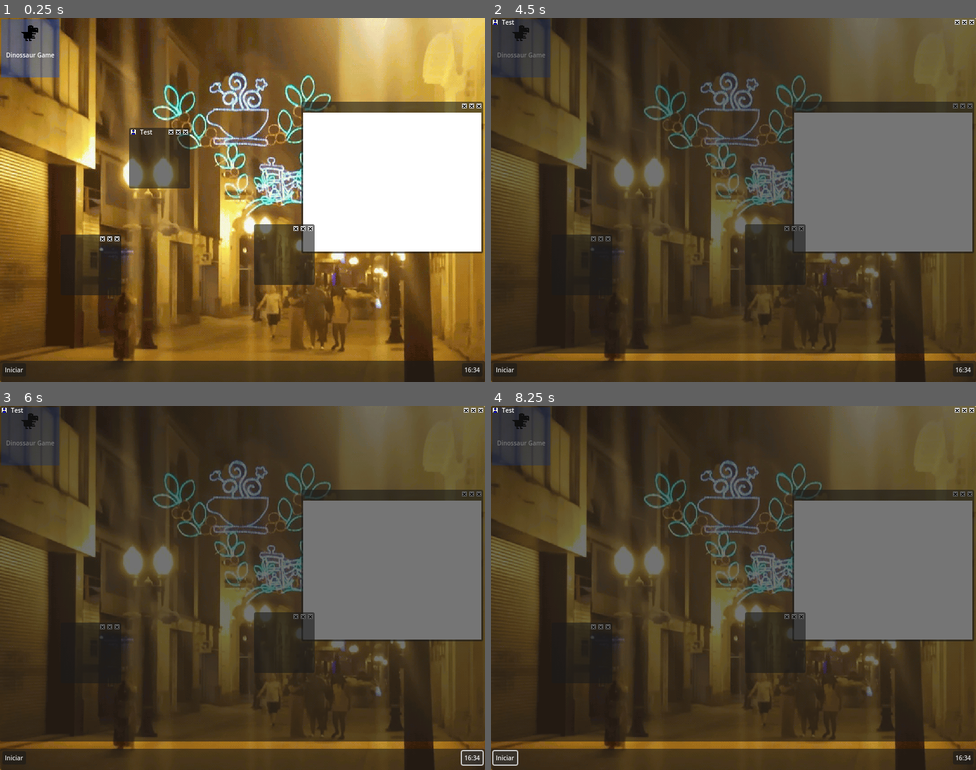
Above: before the commit, frames 1-4 (two rows, left to right).
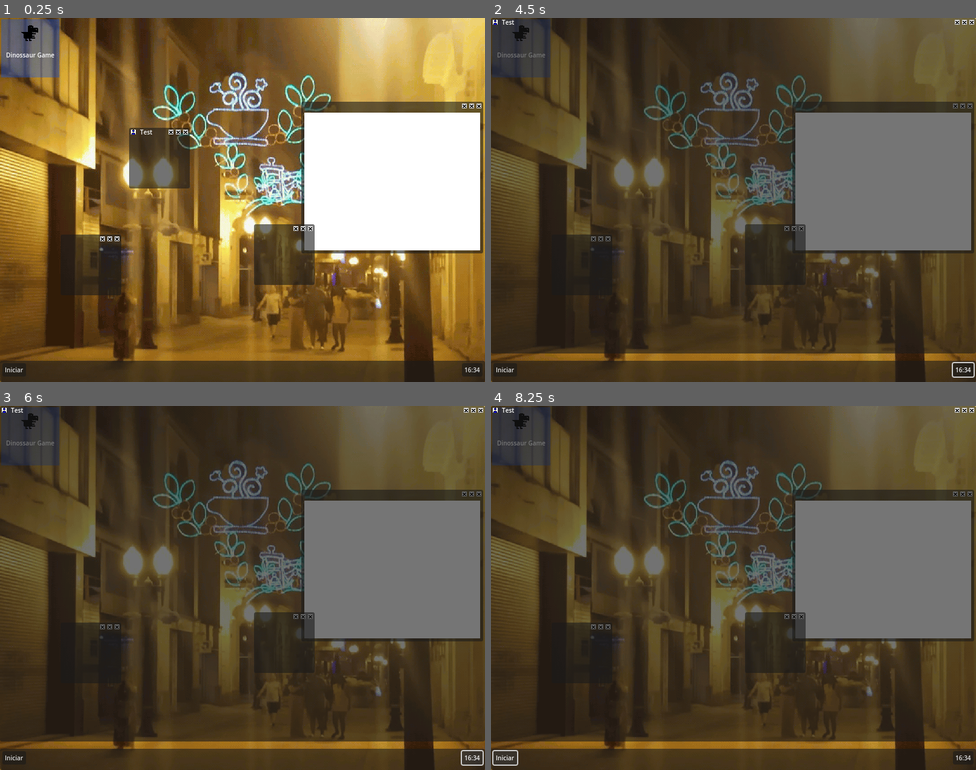
Above: after the commit, the same moments.

Repository: fabrica-santos/telephone
Game: Godot game, scene res://scenes/test.tscn
Two runs of this game, one before a commit and one after it. Both use one fixed random seed, a clock stepped at 60 frames per second and the inputs below.
Inputs (mouse positions are in pixels of both pictures, inside the frame that each line leads up to):
- Up to frame 1 (0.25 s): no input
- Up to frame 2 (4.5 s): click "Iniciar" at 0.5 s; click "Iniciar" at 1.25 s; click (660, 134) at 2.02 s; click (670, 134) at 2.77 s; click "16:34" at 3.5 s; click (956, 105) at 4.27 s
- Up to frame 3 (6 s): click (470, 493) at 5.02 s; click "16:34" at 5.75 s
- Up to frame 4 (8.25 s): click (956, 493) at 6.52 s; click (961, 493) at 7.27 s; click "Iniciar" at 8 s

The runs differ from the first frame. In frame 1, 0.3% of the frame differs, in the area x 62-100%, y 26-65%; in frame 2, 0.4%, in the area x 62-100%, y 26-99%; in frame 3, 0.3%; in frame 4, 0.3%.

Commit message:
Added Wallpapers, Polished window code.

Diff:
--- a/scenes/instantiated_scenes/window_object.tscn
+++ b/scenes/instantiated_scenes/window_object.tscn
@@ -98,14 +98,13 @@
 [node name="CanvasMargin" type="MarginContainer" parent="Panel/WindowContents"]
 layout_mode = 2
 size_flags_vertical = 3
-theme_override_constants/margin_left = 3
-theme_override_constants/margin_right = 3
-theme_override_constants/margin_bottom = 3
+theme_override_constants/margin_left = 5
+theme_override_constants/margin_right = 5
+theme_override_constants/margin_bottom = 5
 
 [node name="WindowCanvas" type="Control" parent="Panel/WindowContents/CanvasMargin"]
 unique_name_in_owner = true
 layout_mode = 2
-mouse_filter = 1
 
 [connection signal="focus_entered" from="Panel" to="." method="_on_panel_focus_entered"]
 [connection signal="focus_exited" from="Panel" to="." method="_on_panel_focus_exited"]
--- a/scripts/basic_ui/window.gd
+++ b/scripts/basic_ui/window.gd
@@ -1,6 +1,6 @@
 extends Control
 
-const RESIZE_BORDER_SIZE = 4
+const RESIZE_BORDER_SIZE = 5
 
 @export_category("General Properties")
 @export var window_content: PackedScene
@@ -68,7 +68,7 @@
 
 func _gui_input(event) -> void:
 	var _window_rect: Rect2 = get_global_rect()
-	var _local_mouse_pos: Vector2 = event.position - get_global_position()
+	var _local_mouse_pos: Vector2 = get_global_mouse_position() - get_global_position()
 	print(_resizing)
 	if Input.is_action_just_pressed("left_click"):
 
@@ -114,13 +114,6 @@
 					_is_resizing = true
 					_resizing.y = true
 
-				if _local_mouse_pos.y < RESIZE_BORDER_SIZE && _local_mouse_pos.y > -RESIZE_BORDER_SIZE:
-					_initial_mouse.y = event.position.y
-					_initial_size.y = get_size().y
-					_initial_pos.y = get_global_position().y
-					_is_resizing = true
-					_resizing.y = true
-
 	if Input.is_action_pressed("left_click") && _focused:
 
 		if _is_moving:
@@ -148,7 +141,6 @@
 
 				if _initial_pos.y != 0:
 					_new_size.y = _initial_size.y + (_initial_mouse.y - event.position.y)
-					set_position(Vector2(get_position().x, _initial_pos.y - (_new_size.y - _initial_size.y)))
 
 			set_size(Vector2(clamp(_new_size.x, min_size.x, max_size.x), clamp(_new_size.y, min_size.y, max_size.y)))
 
Binary file added: assets/wallpaper/10.png
Not shown, added: assets/wallpaper/10.png.import
Binary file added: assets/wallpaper/7.png
Not shown, added: assets/wallpaper/7.png.import
Binary file added: assets/wallpaper/8.png
Not shown, added: assets/wallpaper/8.png.import
Binary file added: assets/wallpaper/9.png
Not shown, added: assets/wallpaper/9.png.import
